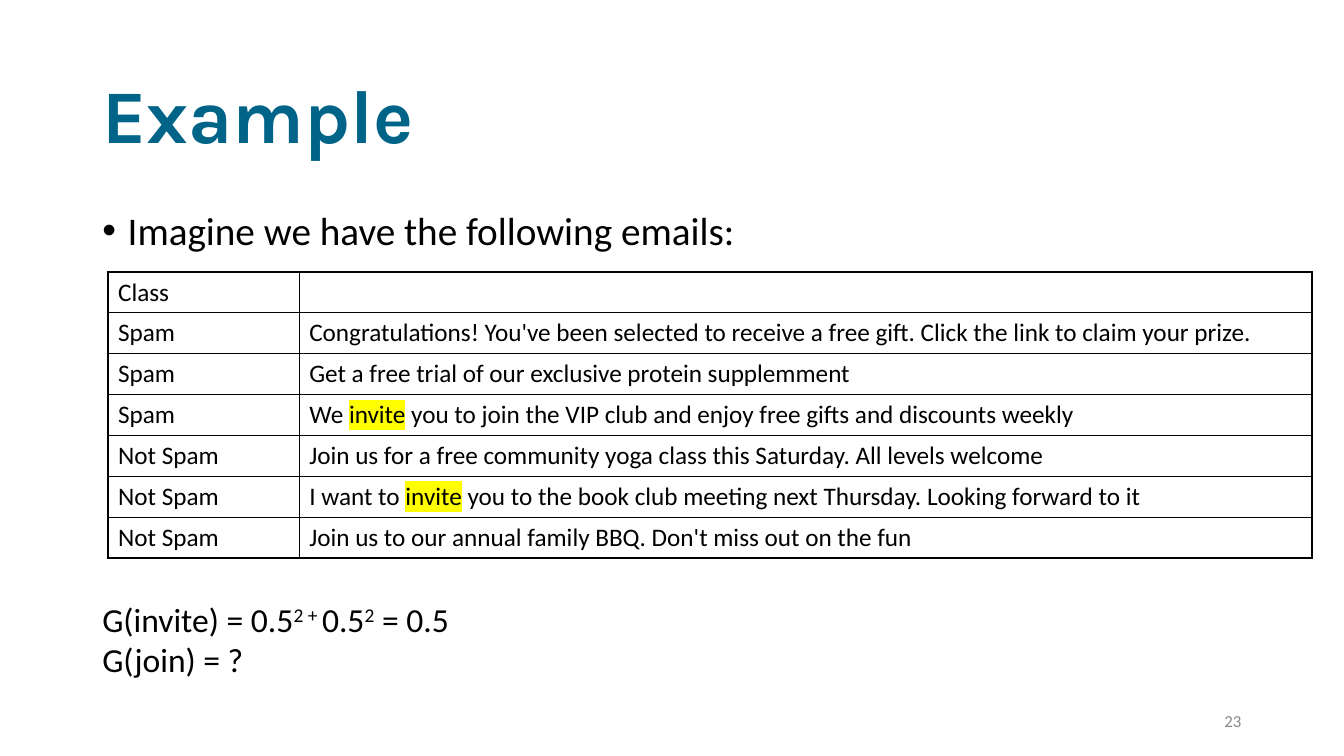
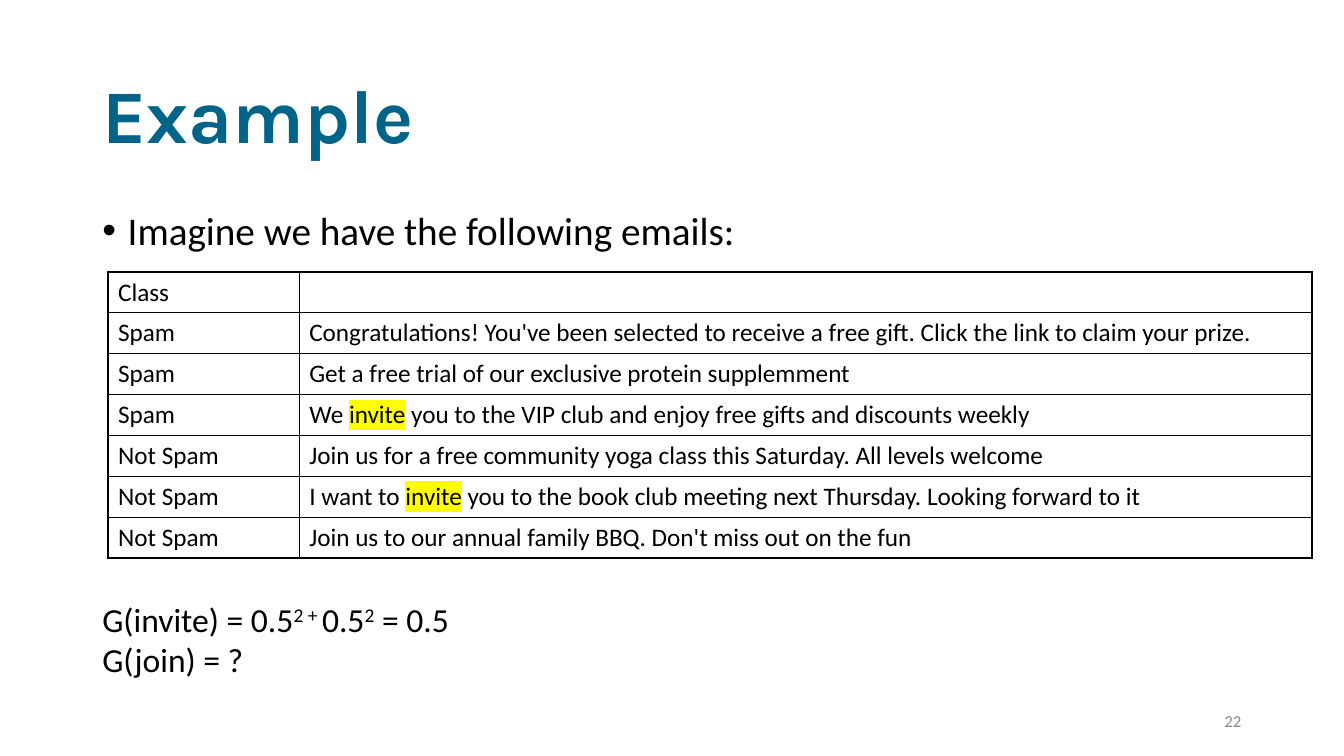
Before and after one commit to bagheria/applied_tm, a slide deck: slide 22 of tuesday/Lectures/lecture 3/Lecture_3.pptx (slide 23 before the commit). Drawn at 1344x756 pixels with LibreOffice and Linux fonts; fonts in the diff are those of the drawing. Boxes give left, top, right and bottom in pixels: in the first picture for what was removed or moved away, otherwise in the second. Text is boxed around its words. In the diff, an @@ line names an element or a change of style, - is before the commit and + after.

```diff
--- a/tuesday/Lectures/lecture 3/Lecture_3.pptx
+++ b/tuesday/Lectures/lecture 3/Lecture_3.pptx
@@ table at <box>108,272,1313,555</box> @@
-row 4, column 2: We invite you to join the VIP club and enjoy free gifts and discounts weekly
+row 4, column 2: We invite you to the VIP club and enjoy free gifts and discounts weekly
@@ page number at <box>1224,716,1241,727</box>: text changed @@
-23
+22
```
Also in this commit, not shown: 4 other slides changed, 4 slides added.
